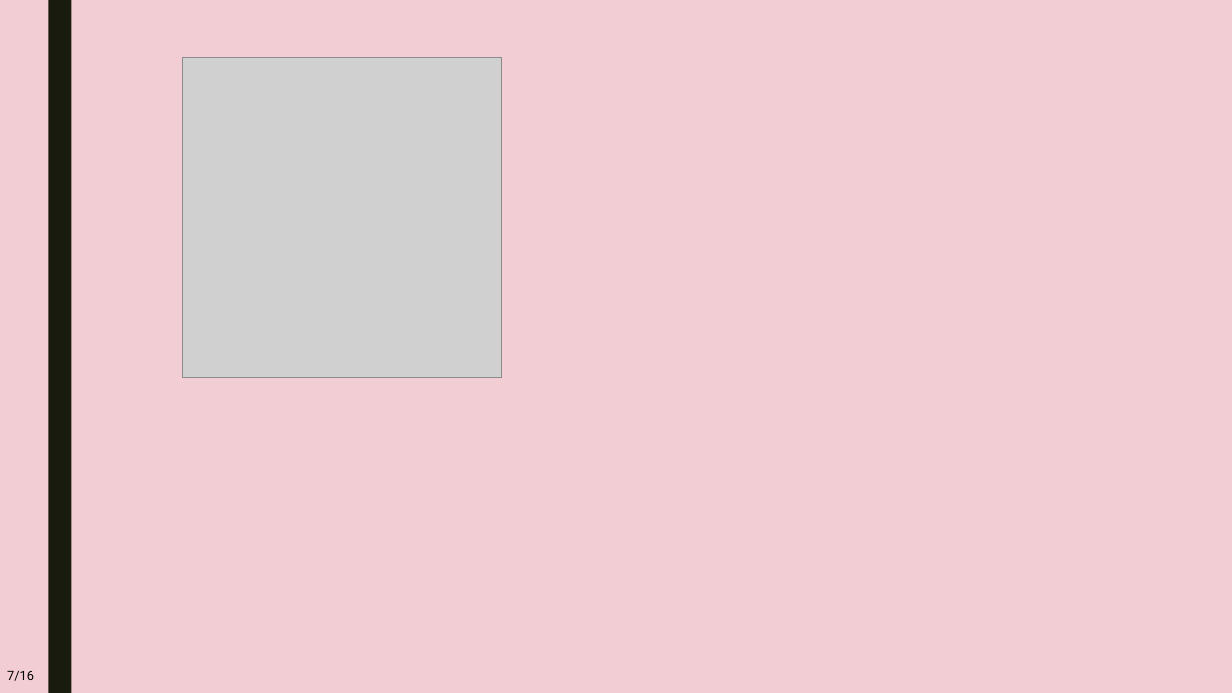
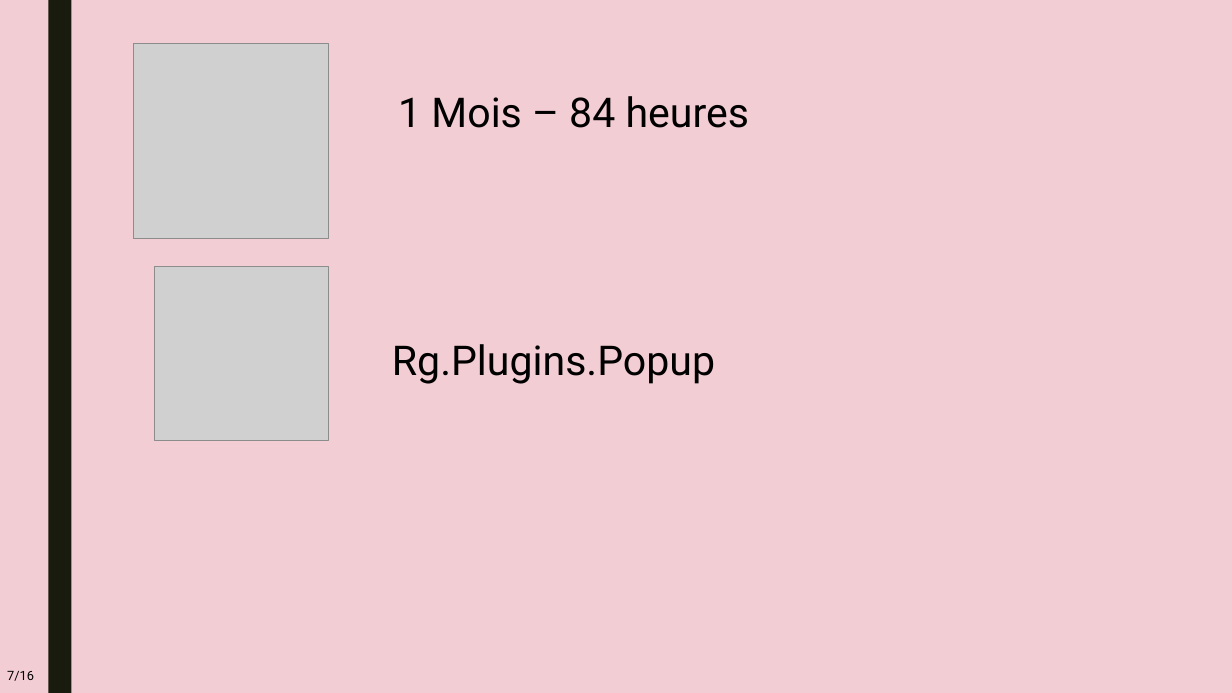
Before and after one commit to TristanGerber/trigerber-TPI, a slide deck: slide 7 of 3-Presentation/x-trg-powerpoint.pptx. Drawn at 1232x693 pixels with LibreOffice and Linux fonts; fonts in the diff are those of the drawing; grey boxes stand for pictures. Boxes give left, top, right and bottom in pixels: in the first picture for what was removed or moved away, otherwise in the second. Text is boxed around its words. In the diff, an @@ line names an element or a change of style, - is before the commit and + after.

Commit message:
Présentation 2

```diff
--- a/3-Presentation/x-trg-powerpoint.pptx
+++ b/3-Presentation/x-trg-powerpoint.pptx
@@ picture resized from (x1=183, y1=58, x2=502, y2=377) to (x1=133, y1=43, x2=329, y2=239) @@
@@ text added at (x1=398, y1=96, x2=750, y2=128), 32 pt, text #000000 @@
+1 Mois – 84 heures
@@ picture added at (x1=154, y1=267, x2=329, y2=441) @@
@@ text added at (x1=392, y1=344, x2=715, y2=384), 32 pt, text #000000 @@
+Rg.Plugins.Popup
```
Also in this commit, not shown: 3 other slides changed.
